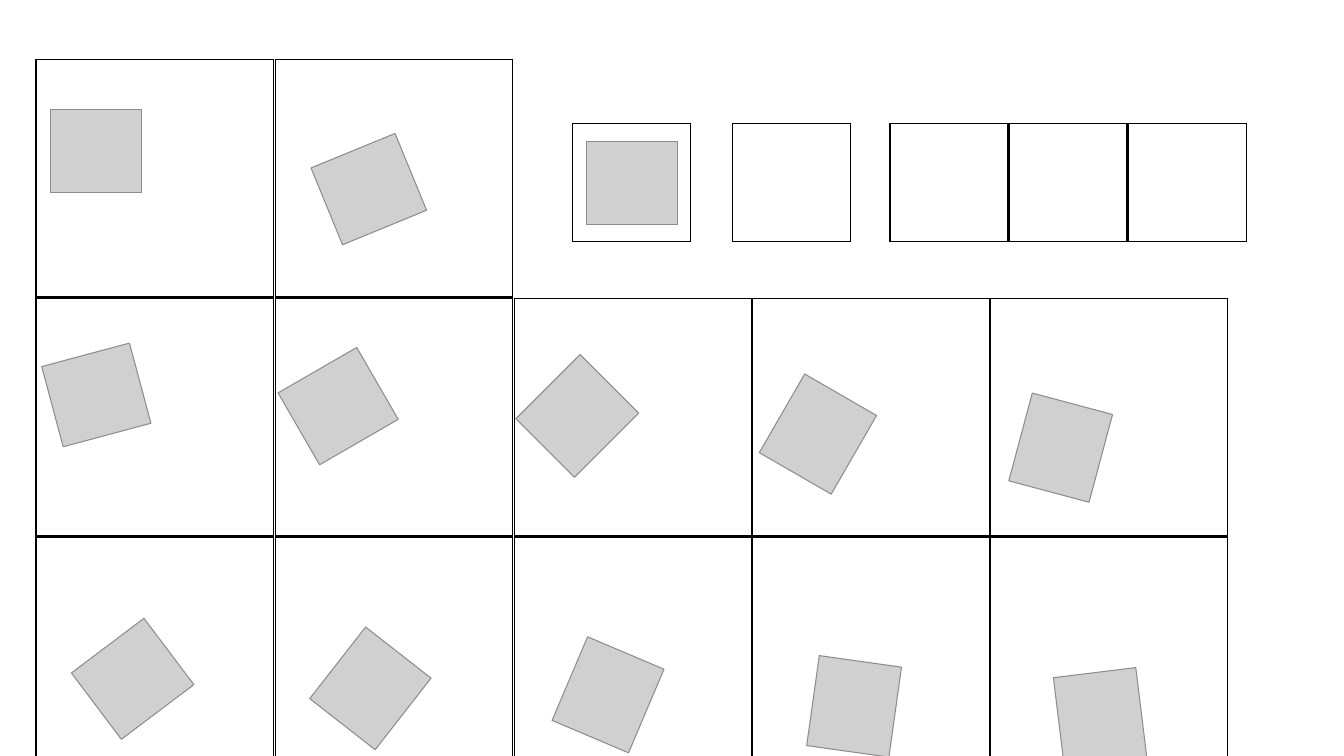
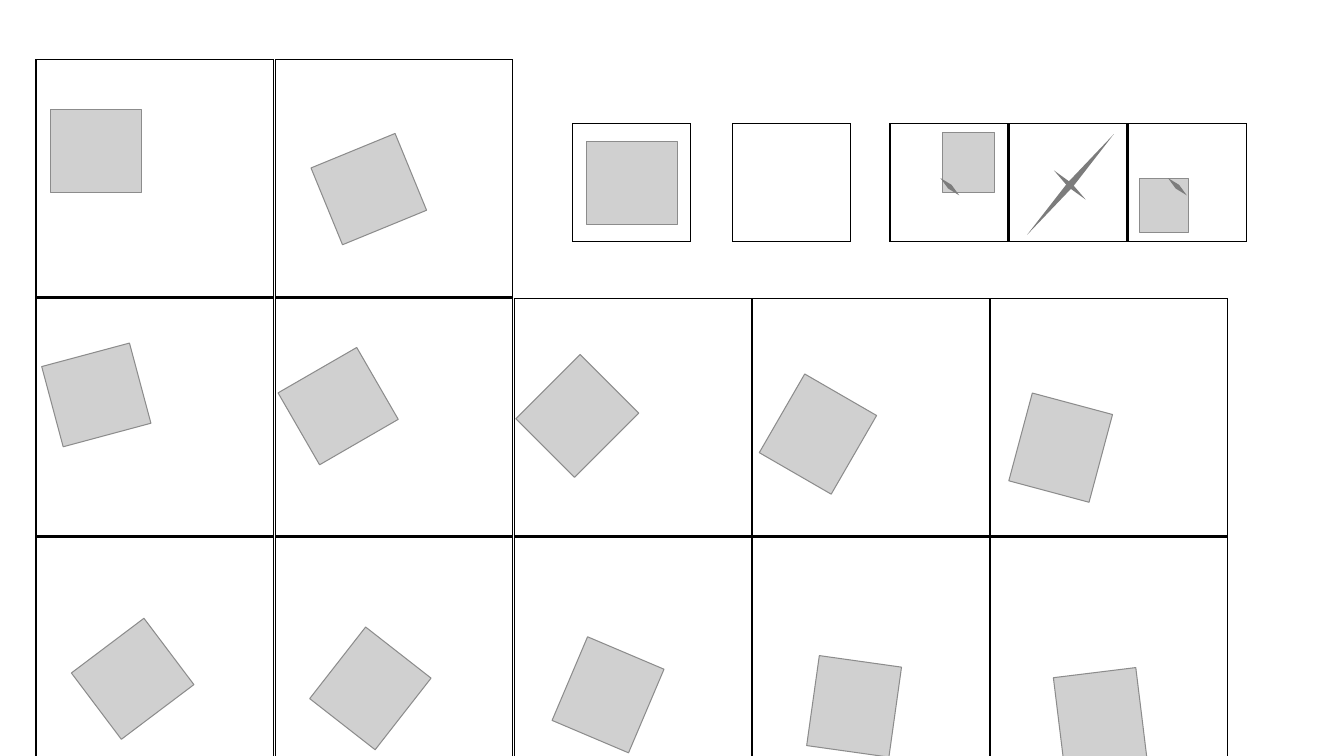
Before and after one commit to TT-3-14159265358979323846264338/defend_the_castle, a slide deck: slide 2 of soldier weapon.pptx. Drawn at 1344x756 pixels with LibreOffice and Linux fonts; fonts in the diff are those of the drawing; grey boxes stand for pictures. Boxes give left, top, right and bottom in pixels: in the first picture for what was removed or moved away, otherwise in the second. Text is boxed around its words. In the diff, an @@ line names an element or a change of style, - is before the commit and + after.

```diff
--- a/soldier weapon.pptx
+++ b/soldier weapon.pptx
@@ picture added at [943,132,995,193] @@
@@ diamond added at [1025,132,1117,237], fill #7C7C7C @@
@@ diamond added at [939,177,961,197], fill #7C7C7C @@
@@ diamond added at [1053,168,1088,202], fill #7C7C7C @@
@@ picture added at [1140,178,1189,233] @@
@@ diamond added at [1167,177,1189,197], fill #7C7C7C @@
```
Also in this commit, not shown: 1 other slide changed.
